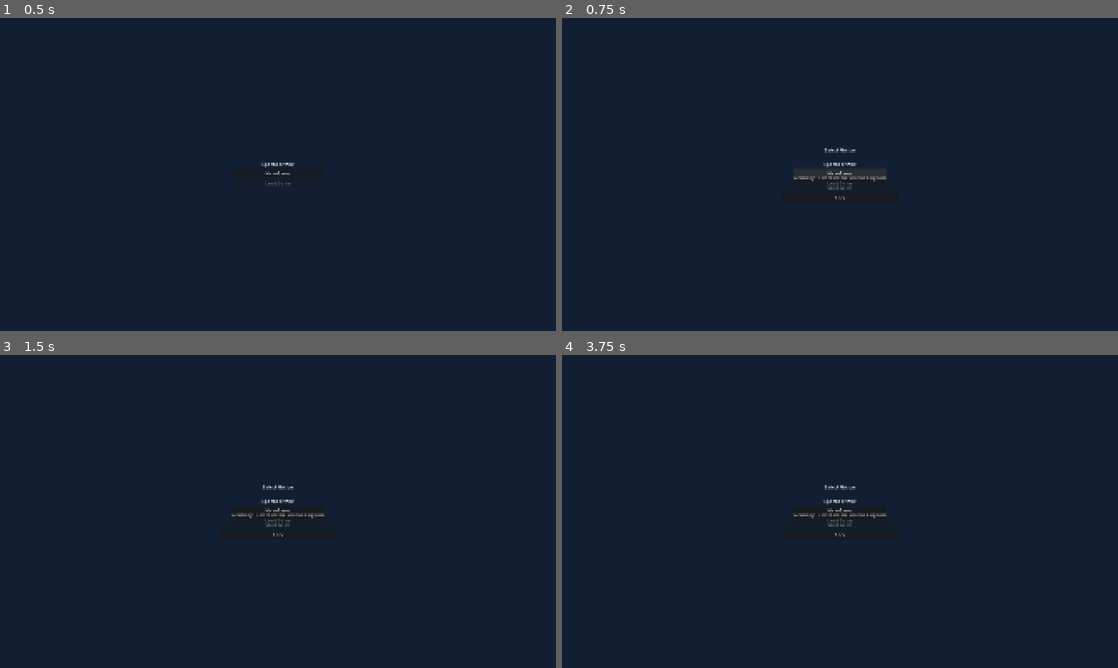
Above: before the commit, frames 1-4 (two rows, left to right).
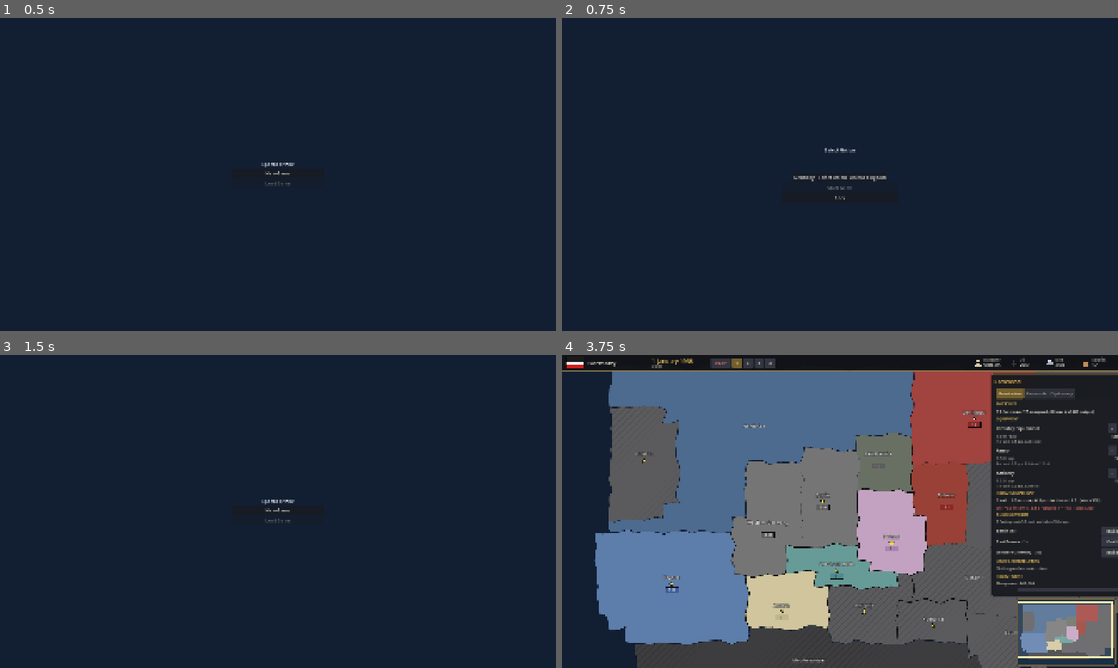
Above: after the commit, the same moments.

Repository: aayanmakwana/-epochs_of_war
Game: Godot game, scene res://scenes/start_screen.tscn
Two runs of this game, one before a commit and one after it. Both use one fixed random seed, a clock stepped at 60 frames per second and the inputs below.
Inputs (mouse positions are in pixels of both pictures, inside the frame that each line leads up to):
- Up to frame 1 (0.5 s): no input
- Up to frame 2 (0.75 s): click "New Game" at 0.5 s
- Up to frame 3 (1.5 s): click "Back" at 1.25 s
- Up to frame 4 (3.75 s): click "New Game" at 2 s; click "Germany" at 2.75 s; click (840, 527) at 3.5 s, where only the run after the commit has a clickable "Start Game"

Frame 1 is identical in both runs. In frame 2, 0.2% of the frame differs, in the area x 41-59%, y 46-54%; in frame 3, 0.2%; in frame 4, 77%, in the area x 0-100%, y 0-100%.

Commit message:
Fix: New Game button now works (use change_scene_to_file instead of add_child in Main autoload)

Diff:
--- a/scripts/main.gd
+++ b/scripts/main.gd
@@ -2,14 +2,15 @@
 ## Root of the application. Owns the current "screen" (start menu, nation
 ## select, game, end screen) and swaps between them (step 19).
 ##
-## The main scene is now res://scenes/start_screen.tscn.
-## main.tscn still exists but is no longer the entry point.
+## Registered as an autoload ("Main"). Uses get_tree().change_scene_to_file()
+## so the scene tree root is always the active screen.
 
-const GAME_SCENE         := "res://scenes/game/game.tscn"
-const START_SCENE        := "res://scenes/start_screen.tscn"
+const GAME_SCENE          := "res://scenes/game/game.tscn"
+const START_SCENE         := "res://scenes/start_screen.tscn"
 const NATION_SELECT_SCENE := "res://scenes/nation_select.tscn"
-const END_SCENE          := "res://scenes/end_screen.tscn"
+const END_SCENE           := "res://scenes/end_screen.tscn"
 
+# Kept for compatibility; not used for scene management any more.
 var current_screen: Node = null
 
 
@@ -23,31 +24,31 @@
 # ---------------------------------------------------------------------------
 
 func show_start_screen() -> void:
-	change_screen((load(START_SCENE) as PackedScene).instantiate())
+	get_tree().change_scene_to_file(START_SCENE)
 
 
 func show_nation_select() -> void:
-	change_screen((load(NATION_SELECT_SCENE) as PackedScene).instantiate())
+	get_tree().change_scene_to_file(NATION_SELECT_SCENE)
 
 
 func start_game_screen() -> void:
-	change_screen((load(GAME_SCENE) as PackedScene).instantiate())
+	get_tree().change_scene_to_file(GAME_SCENE)
 
 
 func show_end_screen(result: String) -> void:
-	var screen: Node = (load(END_SCENE) as PackedScene).instantiate()
-	change_screen(screen)
-	# show_result needs the node to be in the tree first.
-	if screen.has_method("show_result"):
-		screen.show_result(result)
+	# Store result so the end screen can read it after the scene change.
+	_pending_result = result
+	get_tree().change_scene_to_file(END_SCENE)
 
 
-## Replace the current screen with [param screen].
-func change_screen(screen: Node) -> void:
-	if current_screen != null and is_instance_valid(current_screen):
-		current_screen.queue_free()
-	current_screen = screen
-	add_child(screen)
+var _pending_result: String = ""
+
+
+## Called by end_screen.gd in its _ready() to get the result string.
+func pop_result() -> String:
+	var r := _pending_result
+	_pending_result = ""
+	return r
 
 
 # ---------------------------------------------------------------------------
@@ -55,25 +56,19 @@
 # ---------------------------------------------------------------------------
 
 func _on_province_captured(province_id: String, new_controller: String, old_controller: String) -> void:
-	# Only care about capital provinces.
 	if not GameData.is_capital(province_id):
 		return
-	# Check whether old_controller still owns any capital.
 	var has_capital := false
 	for nid in GameData.nation_ids:
 		var cap: String = GameData.nation(nid).get("capital", "")
-		if cap == "":
+		if cap == "" or nid != old_controller:
 			continue
-		# A nation's capital is "lost" when its province is no longer
-		# controlled by the original owner.
-		if nid == old_controller:
-			var ps: Object = GameState.province(cap)
-			if ps != null and ps.controller == old_controller:
-				has_capital = true
-				break
+		var ps: Object = GameState.province(cap)
+		if ps != null and ps.controller == old_controller:
+			has_capital = true
+			break
 	if has_capital:
-		return  # Still has at least one capital – no game over yet.
-	# old_controller has lost all capitals.
+		return
 	if not GameState.game_over:
 		var result: String = "defeat" if old_controller == GameState.player_nation else "victory"
 		GameState.game_over = true
@@ -81,9 +76,5 @@
 		EventBus.game_over.emit(result)
 
 
-# ---------------------------------------------------------------------------
-# game_over signal handler
-# ---------------------------------------------------------------------------
-
 func _on_game_over(result: String) -> void:
 	show_end_screen(result)
--- a/scripts/ui/end_screen.gd
+++ b/scripts/ui/end_screen.gd
@@ -9,6 +9,11 @@
 
 func _ready() -> void:
 	_btn_menu.pressed.connect(_on_main_menu)
+	# Result is passed via Main.pop_result() because change_scene_to_file
+	# replaces the tree before show_result() can be called externally.
+	var main: Node = get_node_or_null("/root/Main")
+	if main and main.has_method("pop_result"):
+		show_result(main.pop_result())
 
 
 ## Called by Main when the game ends.
